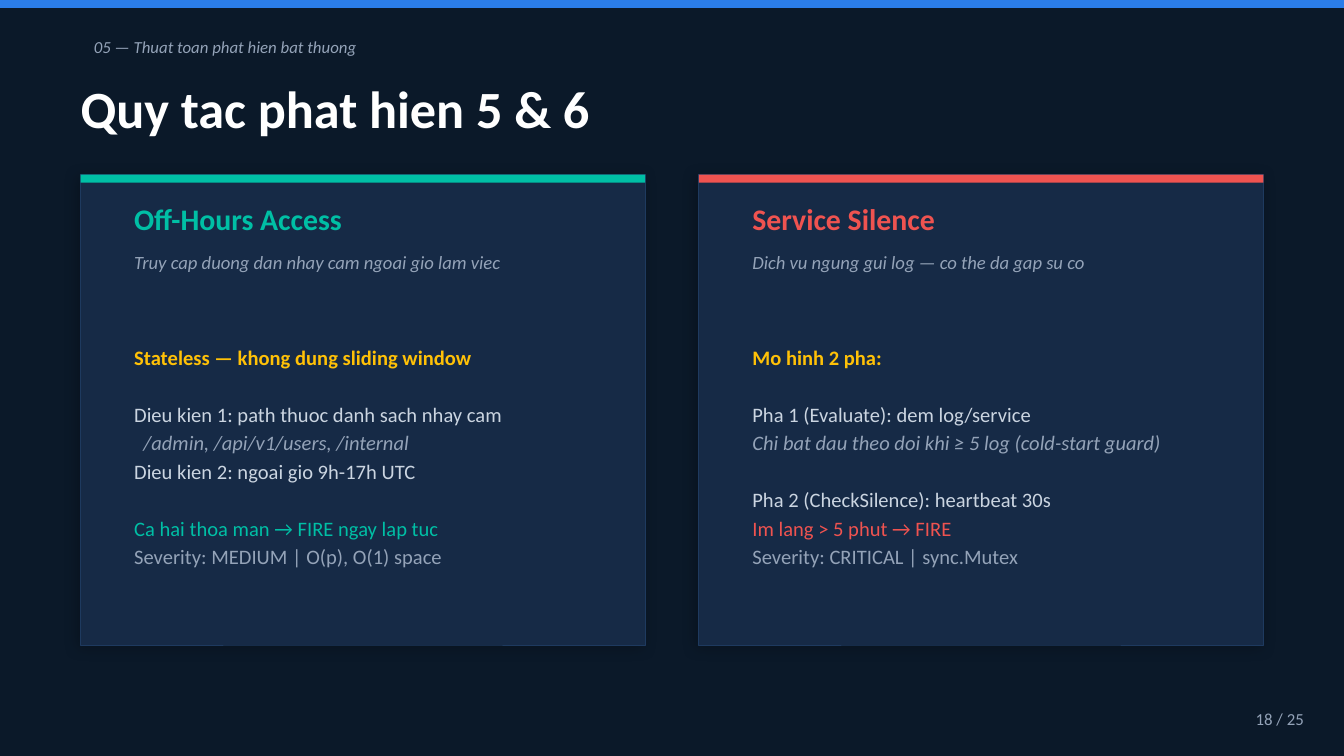
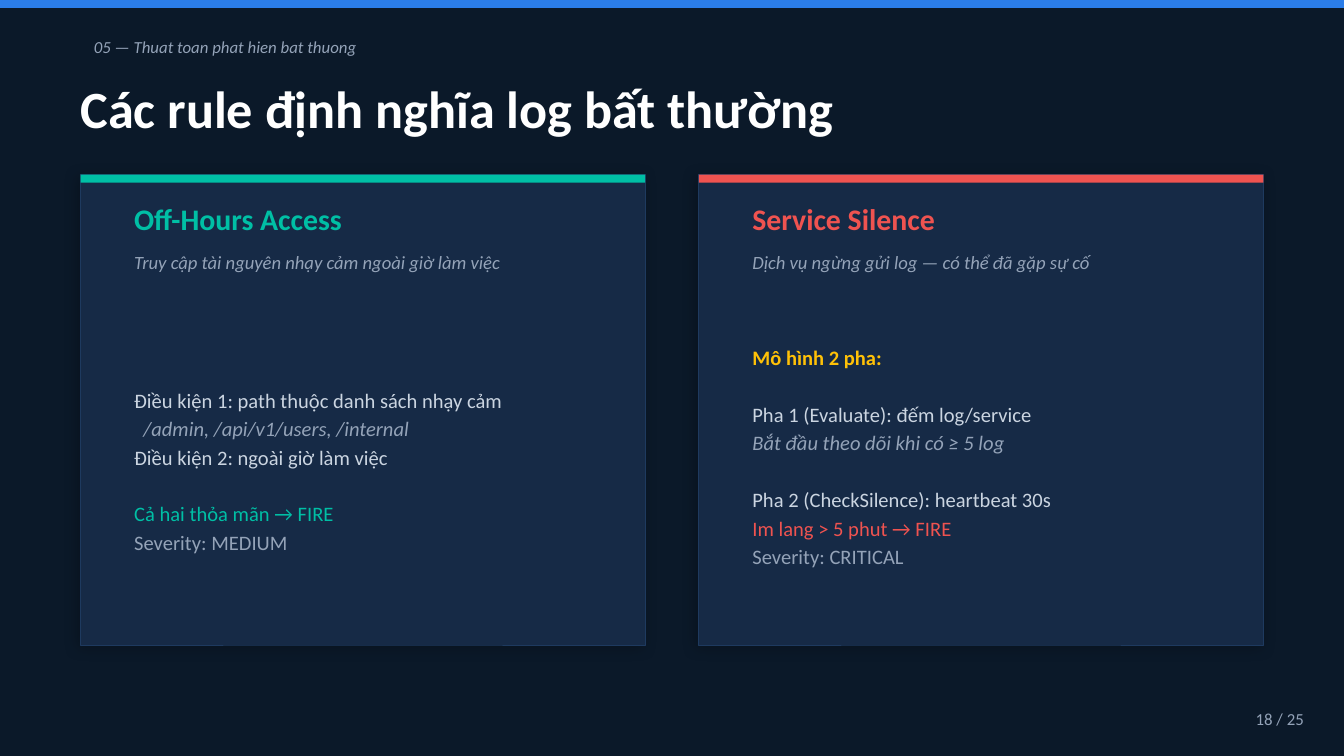
Before and after one commit to tienlamict/log-analytics-and-anomaly-detection, a slide deck: slide 17 of docs/presentation.pptx (slide 18 before the commit). Drawn at 1344x756 pixels with LibreOffice and Linux fonts; fonts in the diff are those of the drawing. Boxes give left, top, right and bottom in pixels: in the first picture for what was removed or moved away, otherwise in the second. Text is boxed around its words. In the diff, an @@ line names an element or a change of style, - is before the commit and + after.

```diff
--- a/docs/presentation.pptx
+++ b/docs/presentation.pptx
@@ text at <box>81,88,833,138</box>: text changed @@
-Quy tac phat hien 5 & 6
+Các rule định nghĩa log bất thường
@@ text at <box>134,256,500,272</box>: text changed @@
-Truy cap duong dan nhay cam ngoai gio lam viec
+Truy cập tài nguyên nhạy cảm ngoài giờ làm việc
@@ text at <box>752,254,1089,272</box>: text changed @@
-Dich vu ngung gui log — co the da gap su co
+Dịch vụ ngừng gửi log — có thể đã gặp sự cố
@@ text at <box>752,350,1031,454</box>: text changed; text colour #94A3B8 to #CBD5E1; italic off @@
-Mo hinh 2 pha:
-Pha 1 (Evaluate): dem log/service
-Chi bat dau theo doi khi ≥ 5 log (cold-start guard)
+Mô hình 2 pha:
+Pha 1 (Evaluate): đếm log/service
+Bắt đầu theo dõi khi có ≥ 5 log
@@ text at <box>134,392,502,412</box>: text changed @@
-Stateless — khong dung sliding window
-Dieu kien 1: path thuoc danh sach nhay cam
+Điều kiện 1: path thuộc danh sách nhạy cảm
@@ text at <box>134,449,388,553</box>: text changed; text colour #94A3B8 to #CBD5E1 @@
-Dieu kien 2: ngoai gio 9h-17h UTC
-Ca hai thoa man → FIRE ngay lap tuc
-Severity: MEDIUM | O(p), O(1) space
+Điều kiện 2: ngoài giờ làm việc
+Cả hai thỏa mãn → FIRE
+Severity: MEDIUM
@@ text at <box>752,550,904,567</box>: text changed @@
-Severity: CRITICAL | sync.Mutex
+Severity: CRITICAL
```
Also in this commit, not shown: 16 other slides changed, 3 slides added, 8 slides removed.
